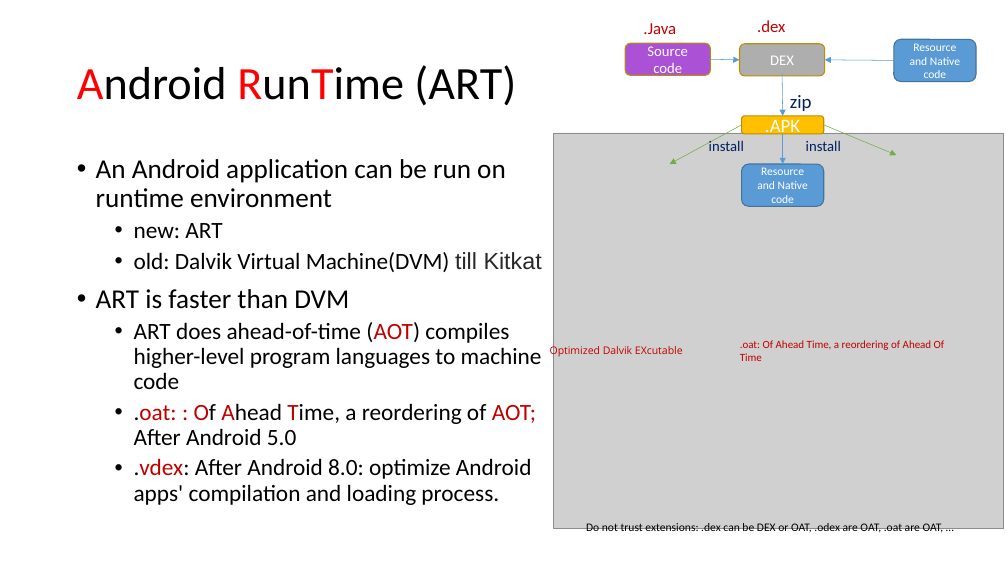
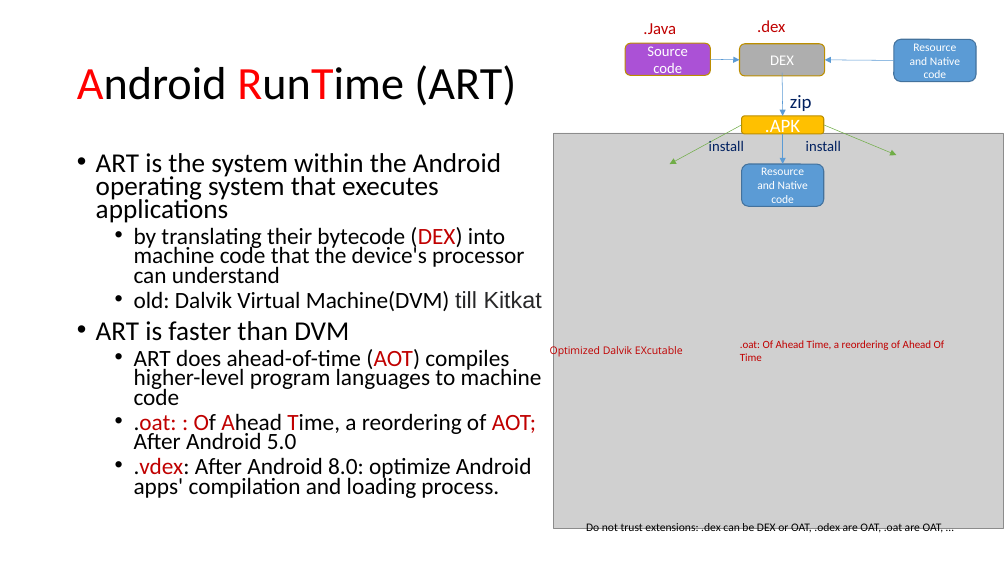
Before and after one commit to frankwxu/digital-forensics-lab, a slide deck: slide 15 of Andriod10/0_Intro_Pixel3_Andriod10.pptx (slide 13 before the commit). Drawn at 1008x567 pixels with LibreOffice and Linux fonts; fonts in the diff are those of the drawing; grey boxes stand for pictures; background and template pictures are left out. Boxes give left, top, right and bottom in pixels: in the first picture for what was removed or moved away, otherwise in the second. Text is boxed around its words. In the diff, an @@ line names an element or a change of style, - is before the commit and + after.

```diff
--- a/Andriod10/0_Intro_Pixel3_Andriod10.pptx
+++ b/Andriod10/0_Intro_Pixel3_Andriod10.pptx
@@ text at box(96, 153, 524, 283): text changed; size 25.9 to 22.2 pt @@
-• An Android application can be run on runtime environment
-  • new: ART
+• ART is the system within the Android operating system that executes applications
+  • by translating their bytecode (DEX) into machine code that the device's processor can understand
@@ text at box(96, 291, 542, 498): line spacing 0.9 to 0.7 @@
```
Also in this commit, not shown: 10 other slides changed, 4 slides added, 1 other file.
